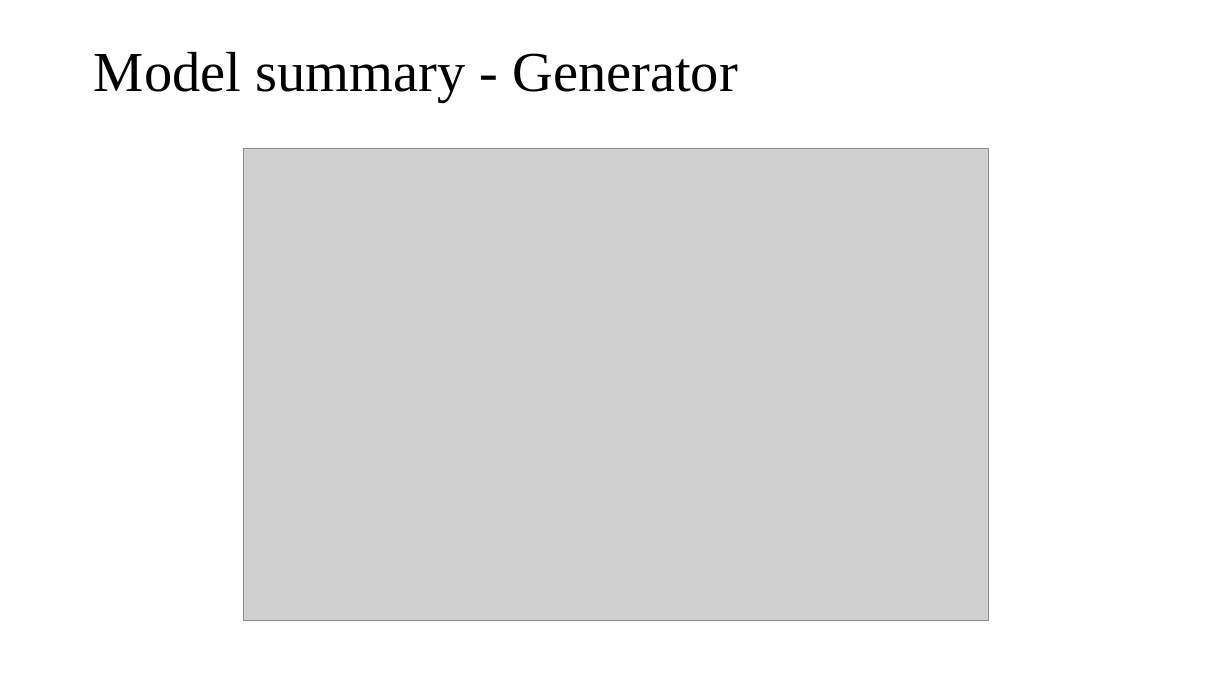
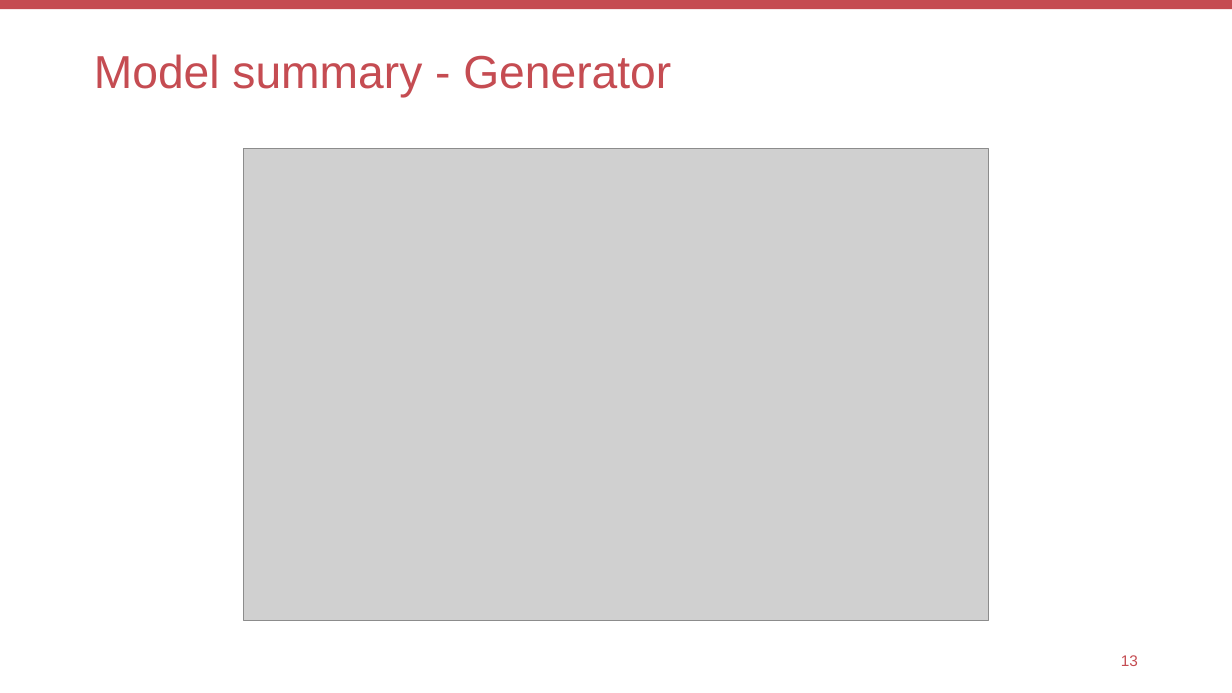
Before and after one commit to KevSr/GAN-study, a slide deck: slide 14 of GAN and MoG/FER and GANs.pptx. Drawn at 1232x693 pixels with LibreOffice and Linux fonts; fonts in the diff are those of the drawing; grey boxes stand for pictures. Boxes give left, top, right and bottom in pixels: in the first picture for what was removed or moved away, otherwise in the second. Text is boxed around its words. In the diff, an @@ line names an element or a change of style, - is before the commit and + after.

Commit message:
changed font and template

```diff
--- a/GAN and MoG/FER and GANs.pptx
+++ b/GAN and MoG/FER and GANs.pptx
@@ rectangle added at (x1=0, y1=0, x2=1232, y2=9), fill #C54C52 @@
@@ text "Model summary - Generator" at (x1=94, y1=54, x2=671, y2=98): size 44 to 36 pt, font Times New Roman to Arial, text colour #000000 to #C54C52 @@
@@ page number added at (x1=1121, y1=655, x2=1138, y2=666), 12 pt, text #C54C52 @@
+13
```
Also in this commit, not shown: 15 other slides changed.
